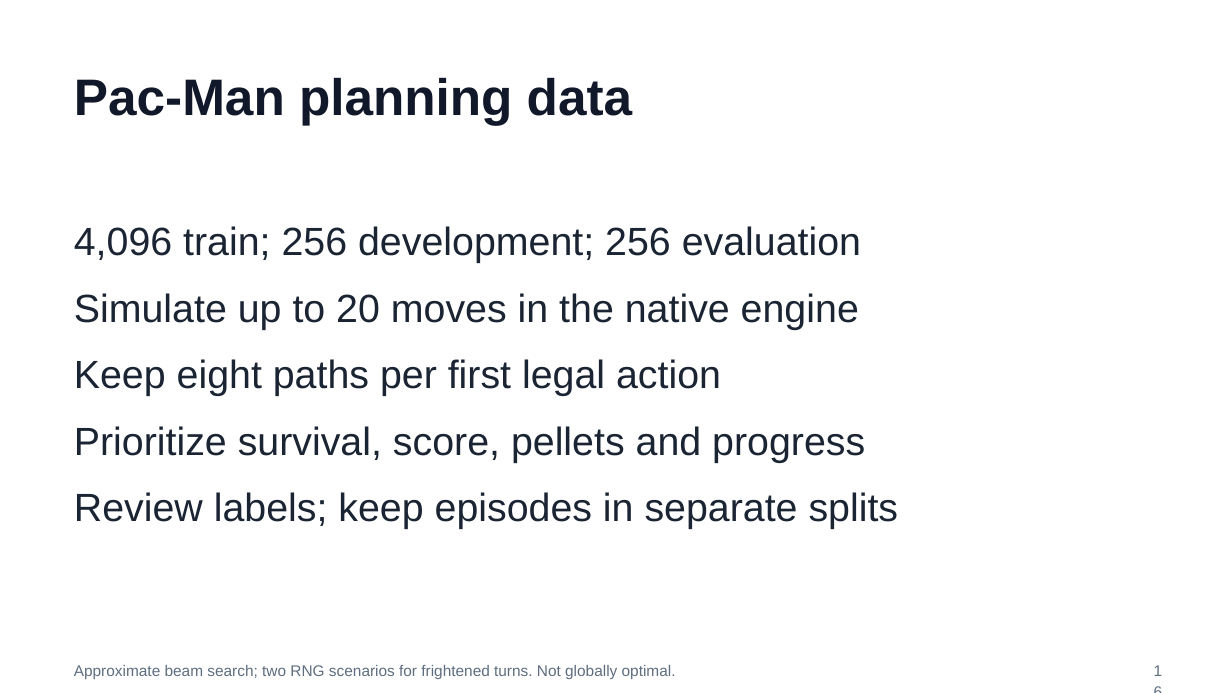
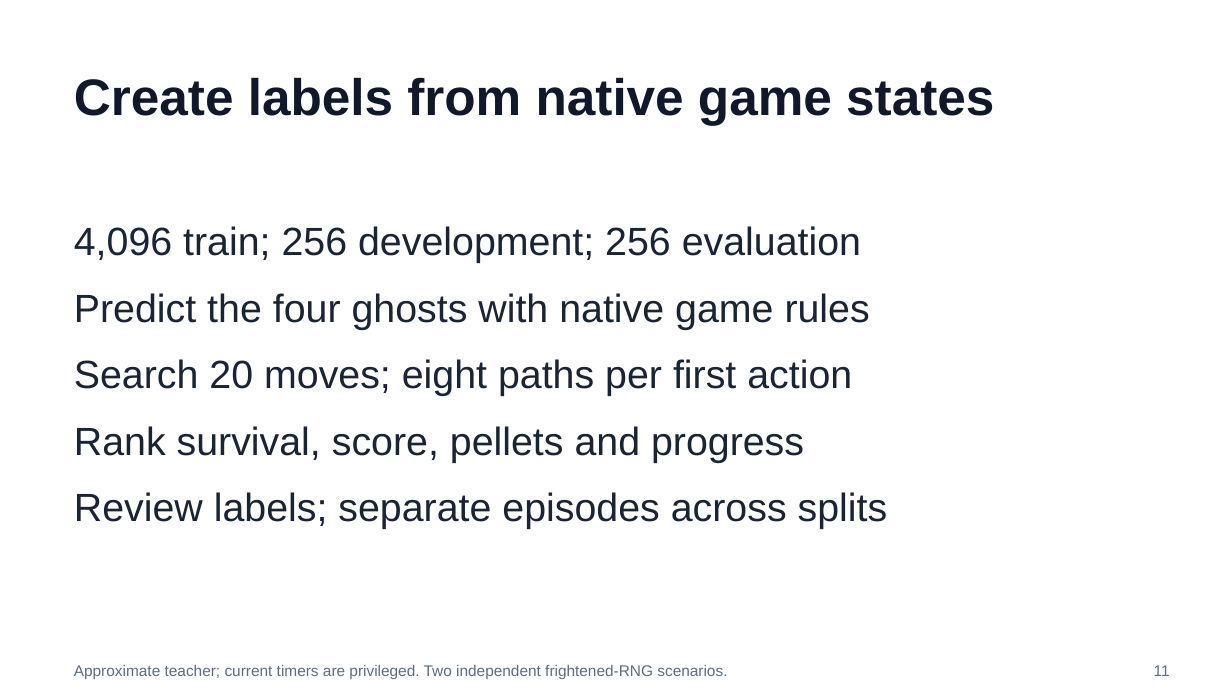
Before and after one commit to huixu11/QPlusLearning, a slide deck: slide 11 of labs/lab-01-kev-pacman/slides/pacman-lab.pptx (slide 16 before the commit). Drawn at 1232x693 pixels with LibreOffice and Linux fonts; fonts in the diff are those of the drawing. Boxes give left, top, right and bottom in pixels: in the first picture for what was removed or moved away, otherwise in the second. Text is boxed around its words. In the diff, an @@ line names an element or a change of style, - is before the commit and + after.

```diff
--- a/labs/lab-01-kev-pacman/slides/pacman-lab.pptx
+++ b/labs/lab-01-kev-pacman/slides/pacman-lab.pptx
@@ title at (74, 77, 994, 125): text changed @@
-Pac-Man planning data
+Create labels from native game states
@@ text at (74, 293, 888, 529): text changed @@
-Simulate up to 20 moves in the native engine
-Keep eight paths per first legal action
-Prioritize survival, score, pellets and progress
-Review labels; keep episodes in separate splits
+Predict the four ghosts with native game rules
+Search 20 moves; eight paths per first action
+Rank survival, score, pellets and progress
+Review labels; separate episodes across splits
@@ text at (74, 665, 727, 679): text changed @@
-Approximate beam search; two RNG scenarios for frightened turns. Not globally optimal.
+Approximate teacher; current timers are privileged. Two independent frightened-RNG scenarios.
@@ text at (1154, 665, 1170, 676): text changed @@
-16
+11
```
Also in this commit, not shown: 13 other slides changed, 1 slide added, 9 slides removed, 6 other files.
